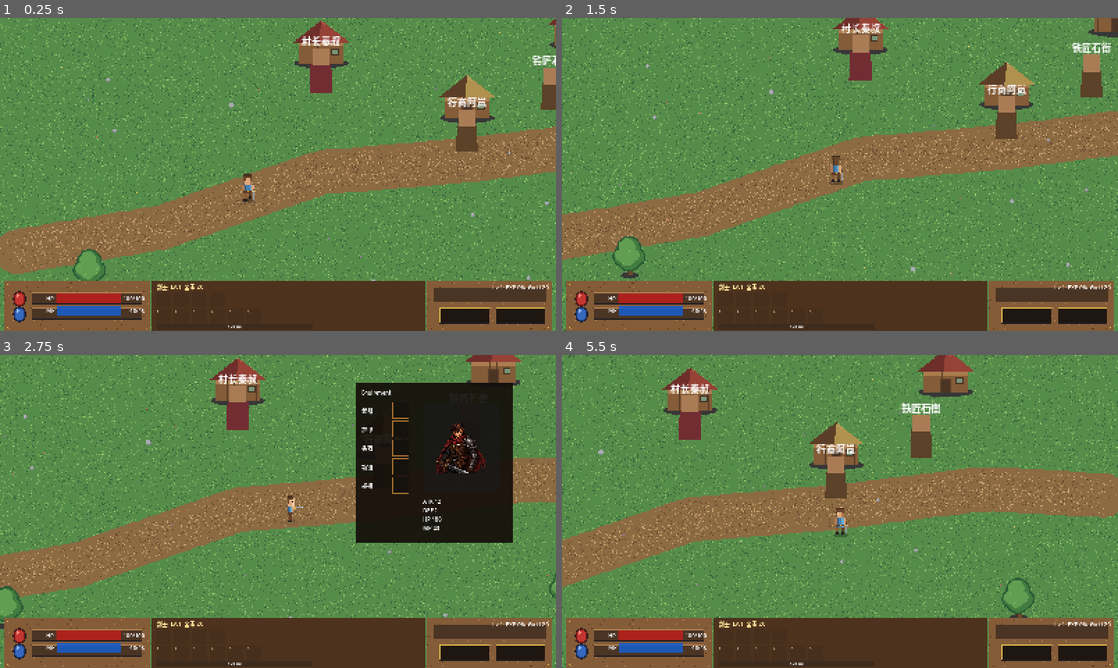
Above: before the commit, frames 1-4 (two rows, left to right).
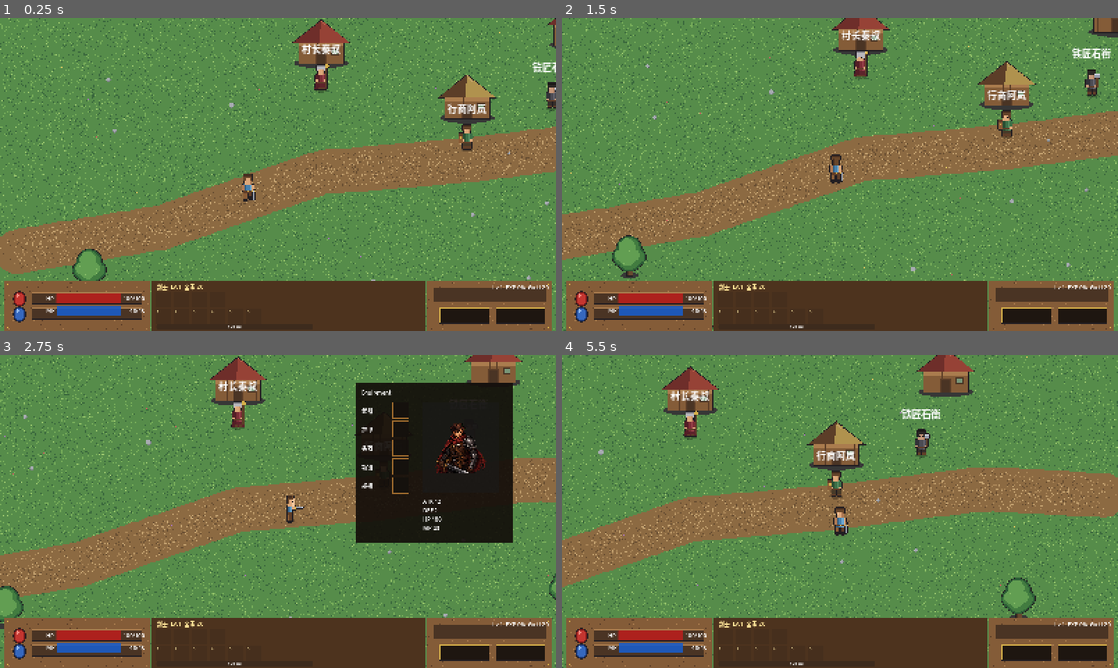
Above: after the commit, the same moments.

Repository: qubick14/pixeldragoncity
Game: Godot game, scene res://scenes/main.tscn
Two runs of this game, one before a commit and one after it. Both use one fixed random seed, a clock stepped at 60 frames per second and the inputs below.
Inputs (mouse positions are in pixels of both pictures, inside the frame that each line leads up to):
- Up to frame 1 (0.25 s): no input
- Up to frame 2 (1.5 s): move the mouse to (962, 158) at 0.52 s; hold D (move_right) 0.53-1.25 s; tap Space (attack_primary) at 0.6 s; click (962, 158) at 0.67 s; drag from (728, 190) to (1012, 118) at 1.27 s
- Up to frame 3 (2.75 s): move the mouse to (333, 442) at 2.02 s; hold D (move_right) from 2.03 s (still down); hold C (open_character) from 2.03 s (still down)
- Up to frame 4 (5.5 s): release D (move_right) at 2.75 s; release C (open_character) at 2.75 s; drag from (962, 411) to (873, 527) at 2.77 s; drag from (962, 430) to (862, 527) at 3.52 s; drag from (962, 448) to (862, 530) at 4.27 s; move the mouse to (962, 467) at 5.02 s; hold S (move_down) from 5.03 s (still down); hold C (open_character) from 5.03 s (still down); click (962, 467) at 5.17 s

The runs differ from the first frame. In frame 1, 2.0% of the frame differs, in the area x 13-100%, y 0-84%; in frame 2, 2.2%; in frame 3, 0.8%; in frame 4, 2.3%, in the area x 18-86%, y 0-84%.

Commit message:
art: 星露谷风描边推广到主角/怪物/NPC/场景
- 新增 docs/art/sprite_spec.md 锁定尺寸/帧布局，路径1→路径2 可无痛替换。
- 统一 1px 深描边 + 阴影分离：主角行走/攻击 atlas、野狼/头目逐帧描边。
- NPC 从多边形换为带描边像素立绘（村长/行商/铁匠），场景按 npc_id 加载。
- 树木/房屋 stamp 增加描边层。断言测试 21/21 PASS。

Co-Authored-By: Claude Opus 4.8 <noreply@anthropic.com>

Diff:
--- a/godot/scenes/actors/npc.tscn
+++ b/godot/scenes/actors/npc.tscn
@@ -14,15 +14,10 @@
 collision_mask = 1
 script = ExtResource("1_npc")
 
-[node name="Body" type="Polygon2D" parent="."]
-position = Vector2(0, -24)
-color = Color(0.36, 0.26, 0.16, 1)
-polygon = PackedVector2Array(-16, -22, 16, -22, 18, 22, -18, 22)
-
-[node name="Head" type="Polygon2D" parent="."]
-position = Vector2(0, -58)
-color = Color(0.67, 0.49, 0.34, 1)
-polygon = PackedVector2Array(-14, -14, 14, -14, 14, 14, -14, 14)
+[node name="GeneratedSprite" type="Sprite2D" parent="."]
+position = Vector2(0, -26)
+scale = Vector2(1.3, 1.3)
+texture_filter = 1
 
 [node name="CollisionShape2D" type="CollisionShape2D" parent="."]
 position = Vector2(0, -34)
@@ -34,8 +29,8 @@
 
 [node name="NameLabel" type="Label" parent="."]
 offset_left = -48.0
-offset_top = -96.0
+offset_top = -86.0
 offset_right = 48.0
-offset_bottom = -72.0
+offset_bottom = -62.0
 text = "NPC"
 horizontal_alignment = 1
--- a/godot/scenes/maps/greenwood_village.tscn
+++ b/godot/scenes/maps/greenwood_village.tscn
@@ -59,21 +59,16 @@
 script = ExtResource("1_village_chief")
 npc_id = "village_chief"
 
-[node name="Body" type="Polygon2D" parent="Npcs/VillageChiefNpc"]
-position = Vector2(0, -24)
-color = Color(0.45, 0.18, 0.2, 1)
-polygon = PackedVector2Array(-17, -24, 17, -24, 19, 24, -19, 24)
-
-[node name="Head" type="Polygon2D" parent="Npcs/VillageChiefNpc"]
-position = Vector2(0, -60)
-color = Color(0.67, 0.49, 0.34, 1)
-polygon = PackedVector2Array(-14, -14, 14, -14, 14, 14, -14, 14)
+[node name="GeneratedSprite" type="Sprite2D" parent="Npcs/VillageChiefNpc"]
+position = Vector2(0, -26)
+scale = Vector2(1.3, 1.3)
+texture_filter = 1
 
 [node name="NameLabel" type="Label" parent="Npcs/VillageChiefNpc"]
 offset_left = -56.0
-offset_top = -98.0
+offset_top = -86.0
 offset_right = 56.0
-offset_bottom = -74.0
+offset_bottom = -62.0
 text = "村长秦叔"
 horizontal_alignment = 1
 
--- a/godot/scripts/actors/npc_interaction.gd
+++ b/godot/scripts/actors/npc_interaction.gd
@@ -11,6 +11,16 @@
 func _ready() -> void:
 	if name_label != null:
 		name_label.text = display_name
+	_apply_sprite()
+
+
+func _apply_sprite() -> void:
+	var sprite := get_node_or_null("GeneratedSprite") as Sprite2D
+	if sprite == null:
+		return
+	var path := "res://assets/sprites/npc/npc_%s.png" % npc_id
+	if ResourceLoader.exists(path):
+		sprite.texture = load(path)
 
 
 func interact() -> void:
--- a/godot/scripts/actors/village_chief_npc.gd
+++ b/godot/scripts/actors/village_chief_npc.gd
@@ -3,6 +3,13 @@
 signal interacted(npc_id: String)
 
 @export var npc_id: String = "village_chief"
+
+
+func _ready() -> void:
+	var sprite := get_node_or_null("GeneratedSprite") as Sprite2D
+	var path := "res://assets/sprites/npc/npc_%s.png" % npc_id
+	if sprite != null and ResourceLoader.exists(path):
+		sprite.texture = load(path)
 
 
 func interact() -> void:
Binary file changed: godot/assets/backgrounds/black_wolf_forest_bg.png
Binary file changed: godot/assets/backgrounds/greenwood_village_bg.png
Binary file added: godot/assets/sprites/npc/npc_blacksmith.png
Not shown, added: godot/assets/sprites/npc/npc_blacksmith.png.import
Binary file added: godot/assets/sprites/npc/npc_merchant.png
Not shown, added: godot/assets/sprites/npc/npc_merchant.png.import
Binary file added: godot/assets/sprites/npc/npc_village_chief.png
Not shown, added: godot/assets/sprites/npc/npc_village_chief.png.import
Binary file changed: godot/assets/sprites/swordsman/swordsman_attack_pixel_atlas.png
Binary file changed: godot/assets/sprites/swordsman/swordsman_pixel_atlas.png
Binary file changed: godot/assets/sprites/wolf_boss_pixel_sheet.png
Binary file changed: godot/assets/sprites/wolf_pixel_sheet.png
(and 3 more such lines)
